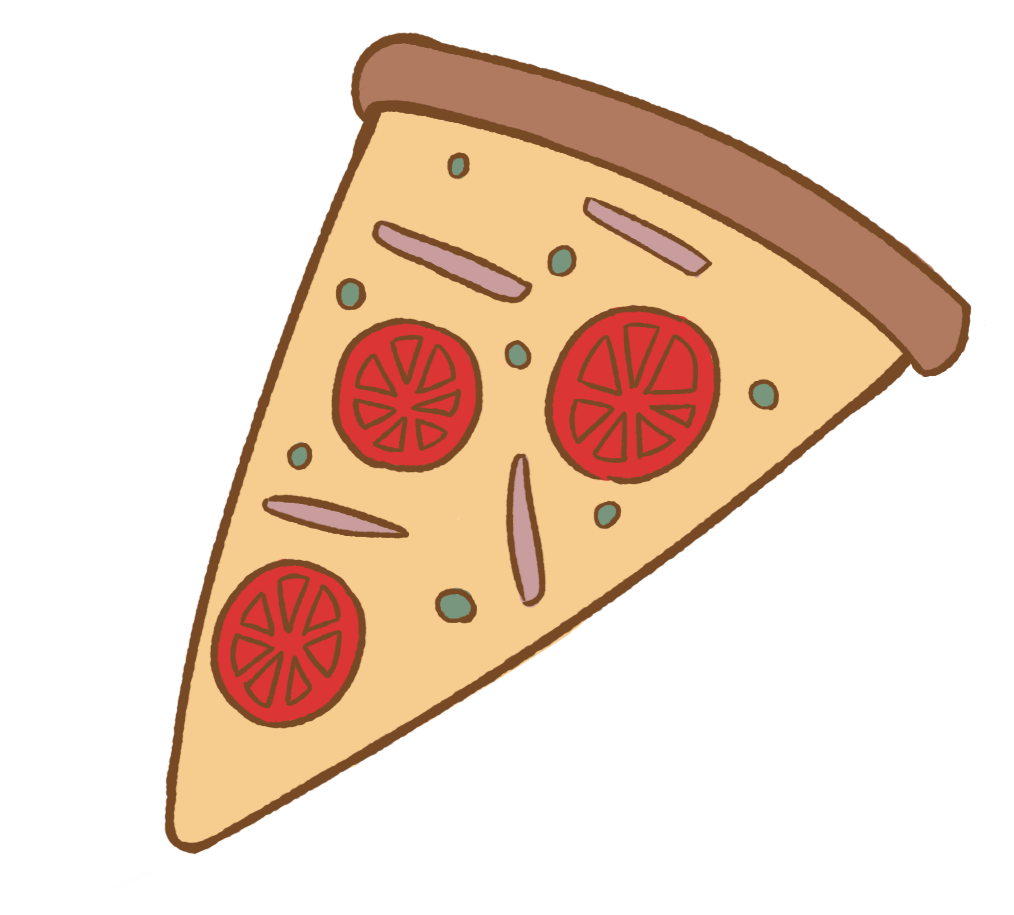
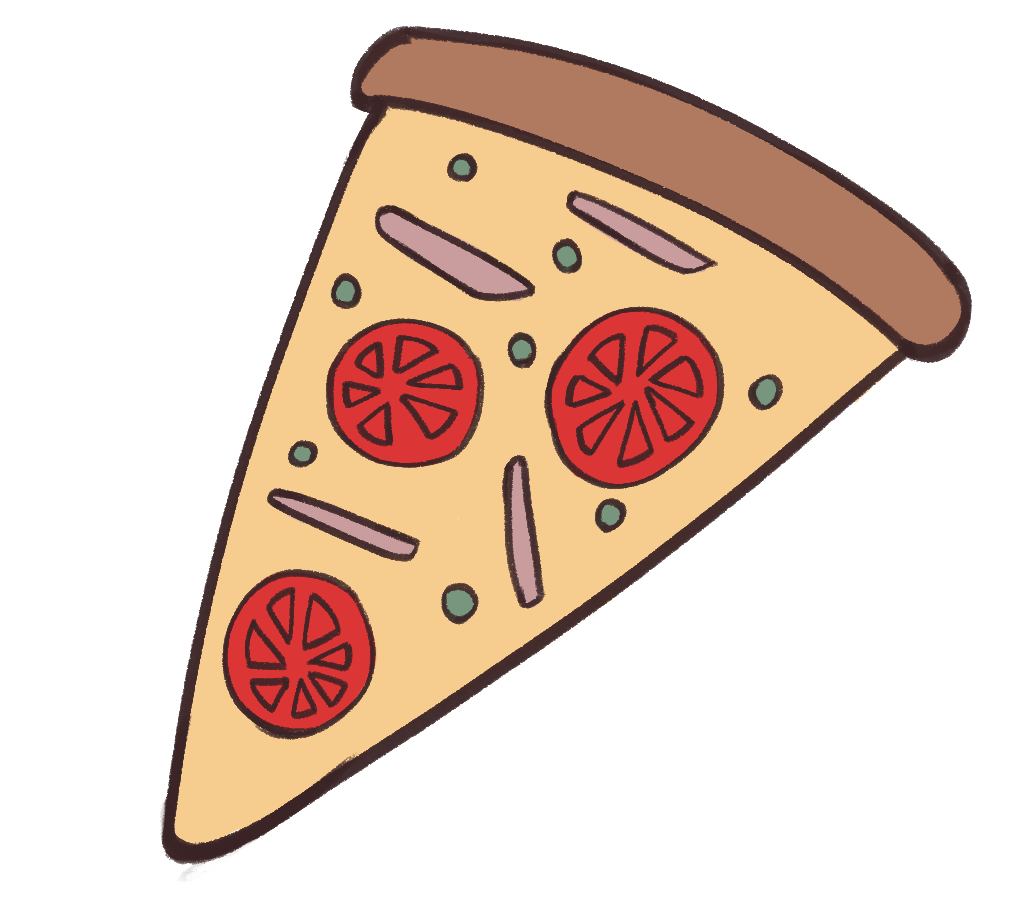
Before/after of a 1014 x 915 layered artwork. What changed in the layer stack:
added layer "Layer 4 copy" above "Layer 2" over [159, 26, 972, 882]
hid "Layer 2", opacity 100% → 43% over [136, 32, 985, 882]
painted on "Layer 3" over [211, 28, 971, 833]
